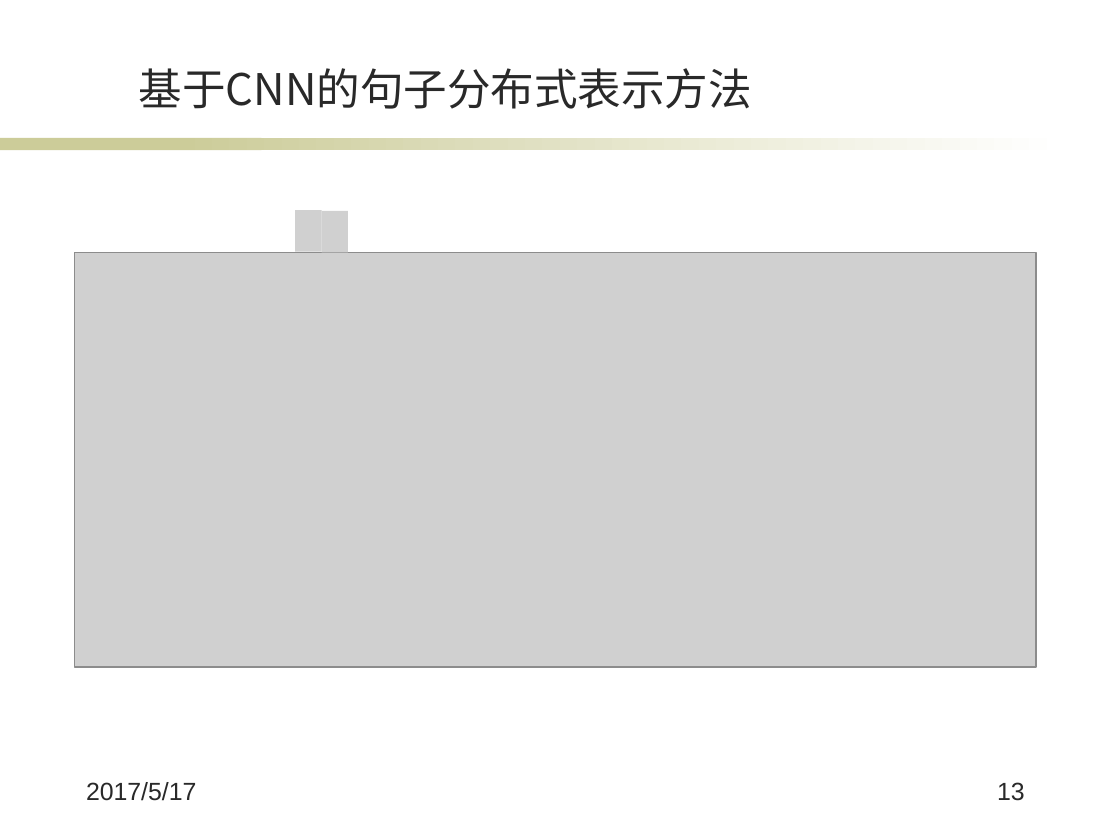
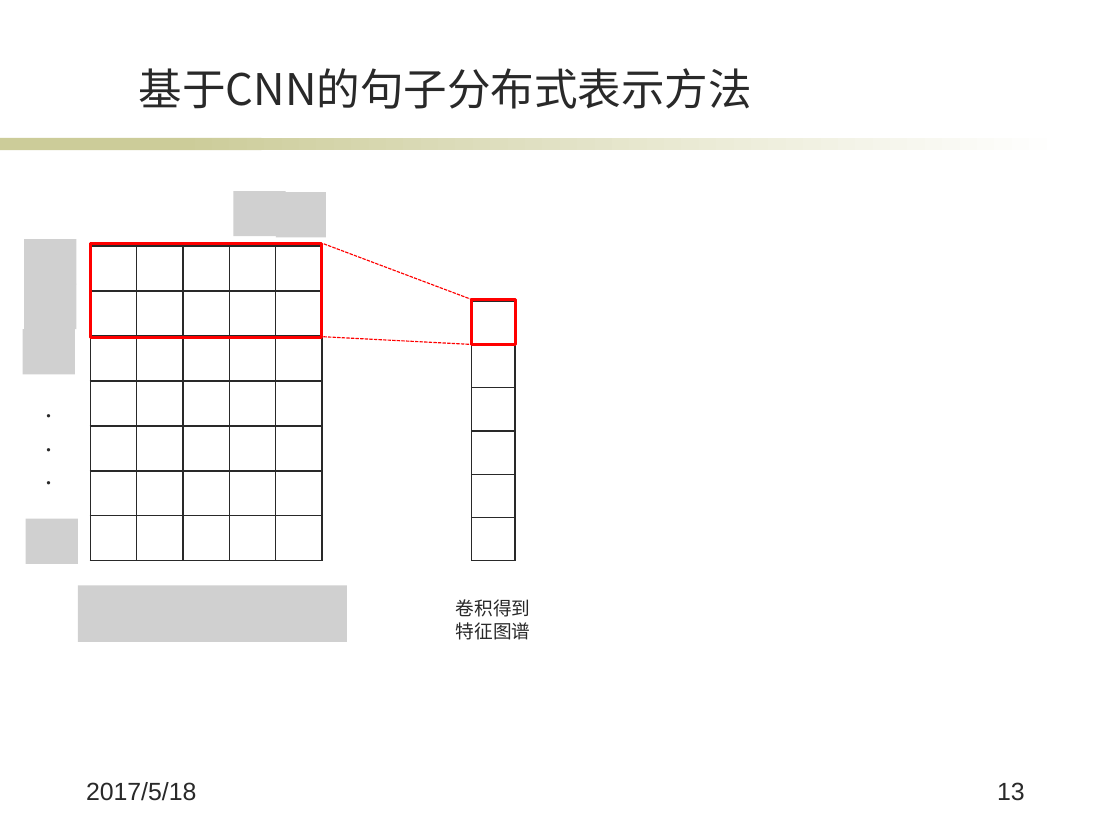
Before and after one commit to wqpod2g/paper, a slide deck: slide 13 of 毕业答辩ppt.pptx. Drawn at 1120x840 pixels with LibreOffice and Linux fonts; fonts in the diff are those of the drawing; grey boxes stand for pictures; background and template pictures are left out. Boxes give left, top, right and bottom in pixels: in the first picture for what was removed or moved away, otherwise in the second. Text is boxed around its words. In the diff, an @@ line names an element or a change of style, - is before the commit and + after.

```diff
--- a/毕业答辩ppt.pptx
+++ b/毕业答辩ppt.pptx
@@ picture added at bbox=[233, 192, 286, 236] @@
@@ picture added at bbox=[276, 193, 326, 237] @@
@@ picture removed at bbox=[296, 211, 323, 252] @@
@@ picture removed at bbox=[321, 211, 348, 252] @@
@@ picture added at bbox=[25, 240, 77, 284] @@
@@ picture removed at bbox=[75, 252, 1036, 666] @@
@@ table added at bbox=[91, 246, 320, 561], 7 rows, 5 columns @@
+ |  |  |  | 
+ |  |  |  | 
+ |  |  |  | 
+ |  |  |  | 
+ |  |  |  | 
+ |  |  |  | 
+ |  |  |  | 
@@ rectangle added at bbox=[91, 244, 323, 337], outline #FF0000 2 pt @@
@@ line added from (324, 244) to (472, 299), #FF0000 0.75 pt dashed @@
@@ picture added at bbox=[25, 283, 77, 328] @@
@@ rectangle added at bbox=[472, 299, 515, 344], outline #FF0000 2 pt @@
@@ picture added at bbox=[22, 329, 75, 374] @@
@@ table added at bbox=[472, 301, 515, 561], 6 rows, 1 columns @@
+
+
+
+
+
+
@@ line added from (324, 337) to (472, 345), #FF0000 0.75 pt dashed @@
@@ text added at bbox=[22, 384, 75, 497], 18 pt, text #292929 @@
+.
+.
+.
@@ picture added at bbox=[26, 519, 78, 563] @@
@@ picture added at bbox=[78, 586, 347, 642] @@
@@ text added at bbox=[456, 599, 531, 640], 12 pt, text #292929 @@
+卷积得到特征图谱
@@ text at bbox=[86, 782, 196, 801]: text changed @@
-2017/5/17
+2017/5/18
```
Also in this commit, not shown: 18 other slides changed, 5 slides added, 1 other file.
